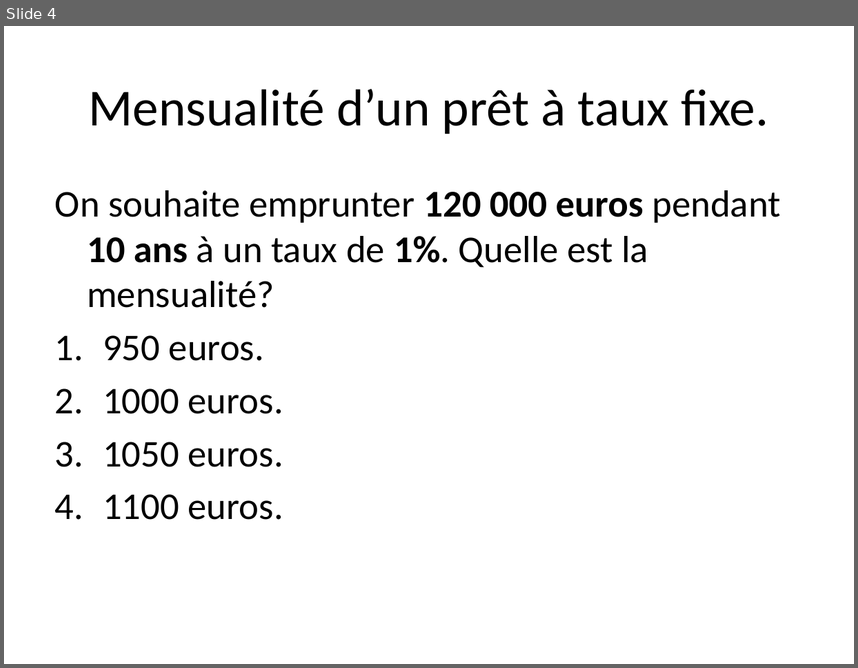
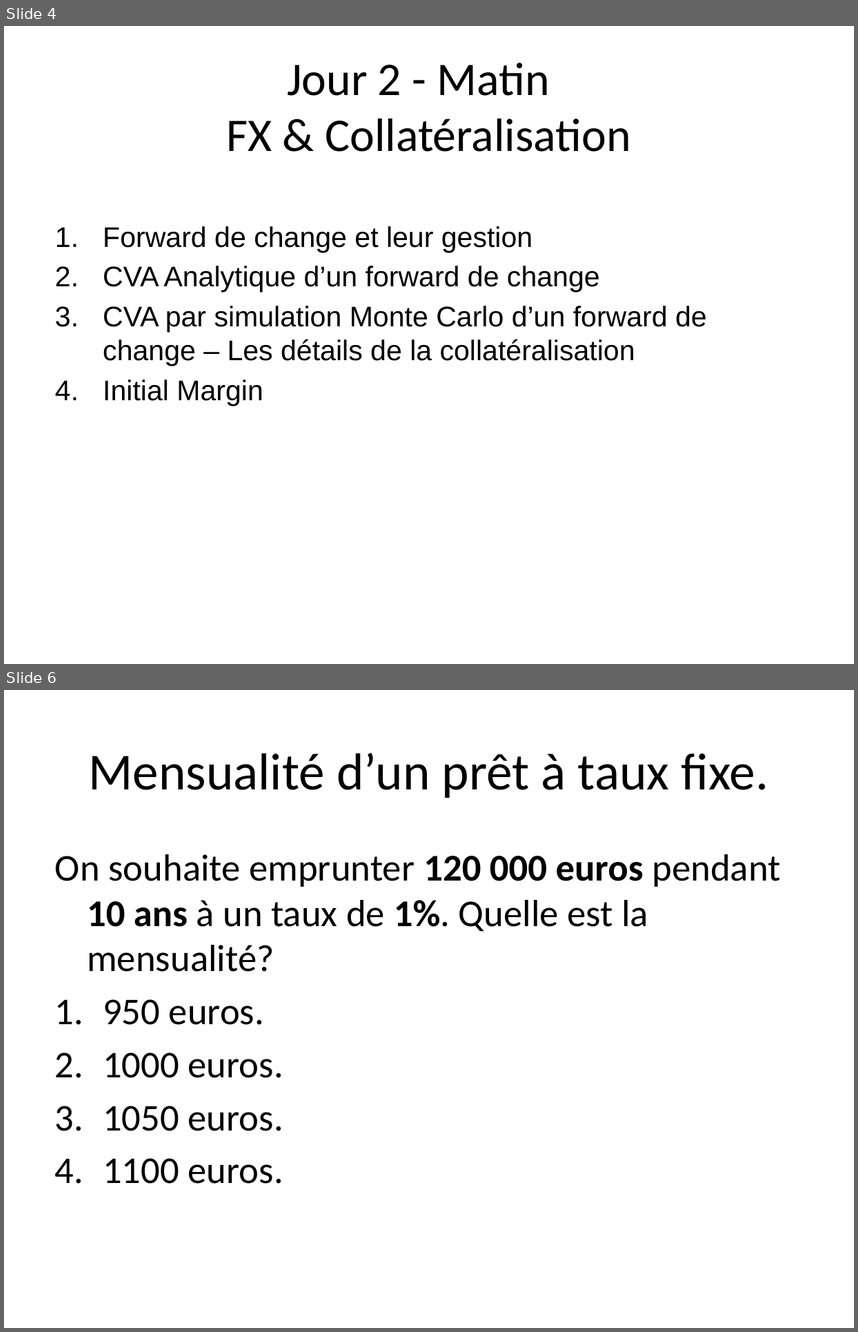
Before and after one commit to rguillemot/Formation_Finance, a slide deck: CVA/CVA.pptx. Shown one above the other, each under a label of ours: slide 4 before the commit, slides 4 and 6 after it; the slides between them are not shown. The pictures are 858x668 and 858x1332 pixels, drawn with LibreOffice and Linux fonts; fonts in the diff are those of the drawing. Boxes give left, top, right and bottom in pixels: in the first picture for what was removed or moved away, otherwise in the second. Text is boxed around its words. In the diff, an @@ line names an element or a change of style, - is before the commit and + after.

```diff
--- a/CVA/CVA.pptx
+++ b/CVA/CVA.pptx
@@ slide 4 added at (4,26,854,664), background #FFFFFF @@
@@ title added at (227,63,631,152), 39.6 pt, text #000000 @@
+Jour 2 - Matin
+FX & Collatéralisation
@@ text added at (103,226,707,405), 24 pt, text #000000 @@
+1. Forward de change et leur gestion
+2. CVA Analytique d’un forward de change
+3. CVA par simulation Monte Carlo d’un forward de change – Les détails de la collatéralisation
+4. Initial Margin
@@ what was slide 4 is now slide 6 @@
```
Also in this commit, not shown: 5 slides changed, 4 other slides added, 1 slide removed.
